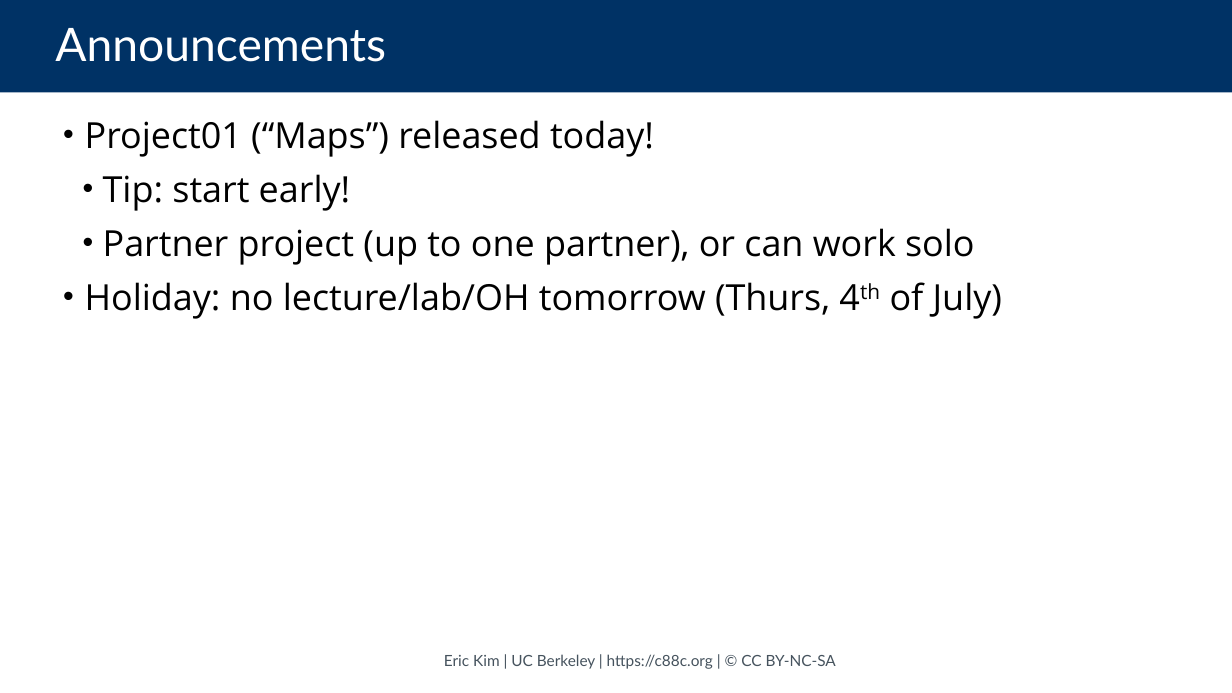
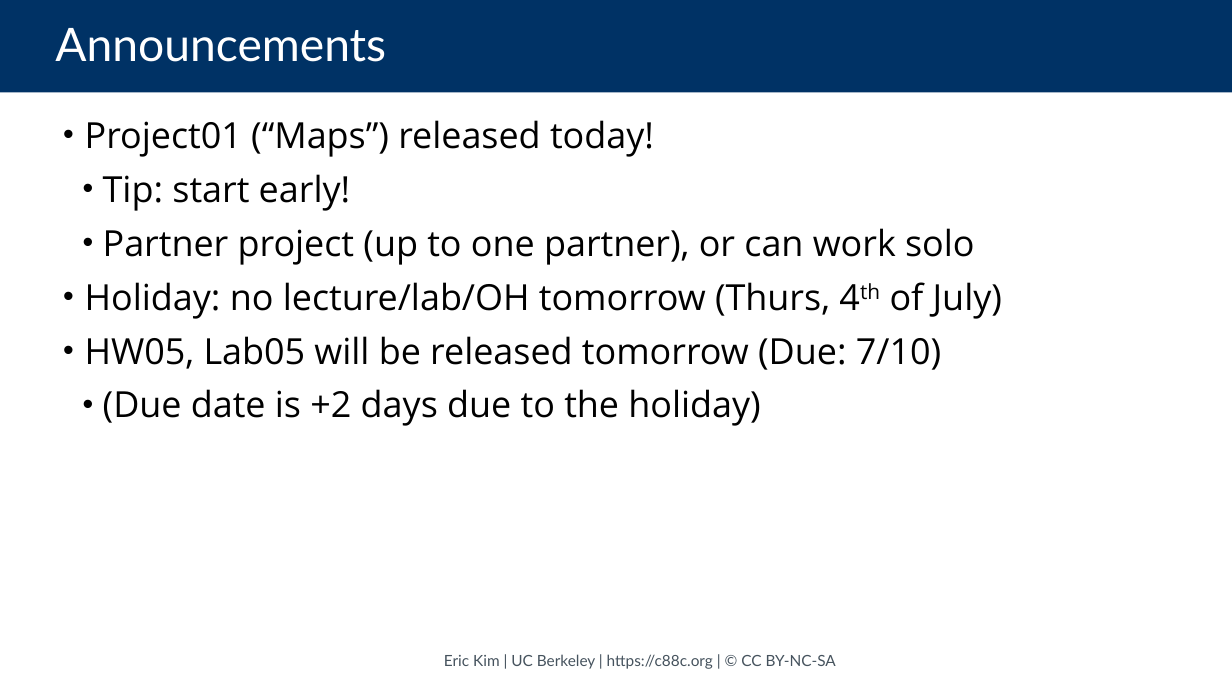
Before and after one commit to cs88-website/su24, a slide deck: slide 2 of assets/slides/su24/10-ADTs.pptx. Drawn at 1232x693 pixels with LibreOffice and Linux fonts; fonts in the diff are those of the drawing. Boxes give left, top, right and bottom in pixels: in the first picture for what was removed or moved away, otherwise in the second. Text is boxed around its words. In the diff, an @@ line names an element or a change of style, - is before the commit and + after.

```diff
--- a/assets/slides/su24/10-ADTs.pptx
+++ b/assets/slides/su24/10-ADTs.pptx
@@ text at (85, 336, 941, 426): paragraphs added @@
+• HW05, Lab05 will be released tomorrow (Due: 7/10)
+  • (Due date is +2 days due to the holiday)
```
Also in this commit, not shown: 3 other slides changed, 3 other files.
